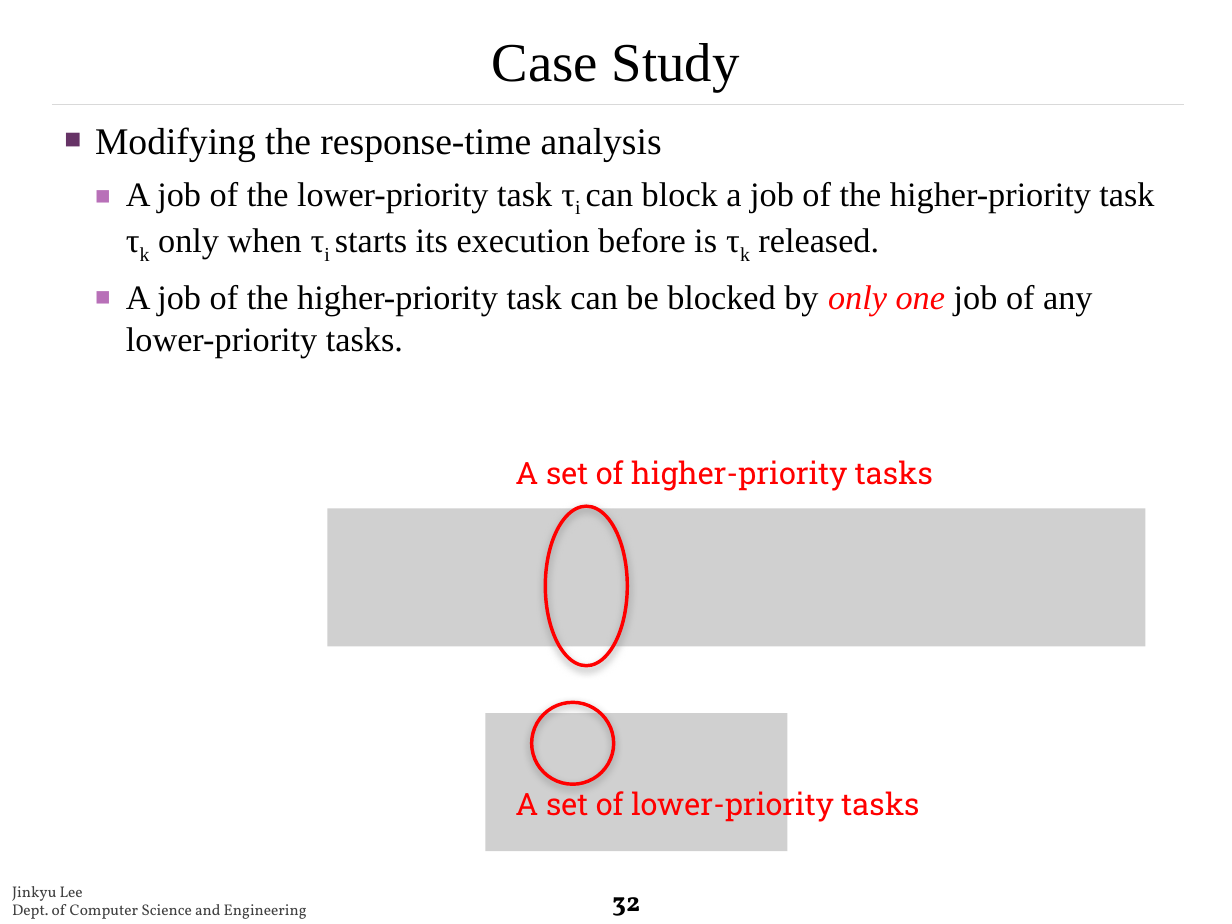
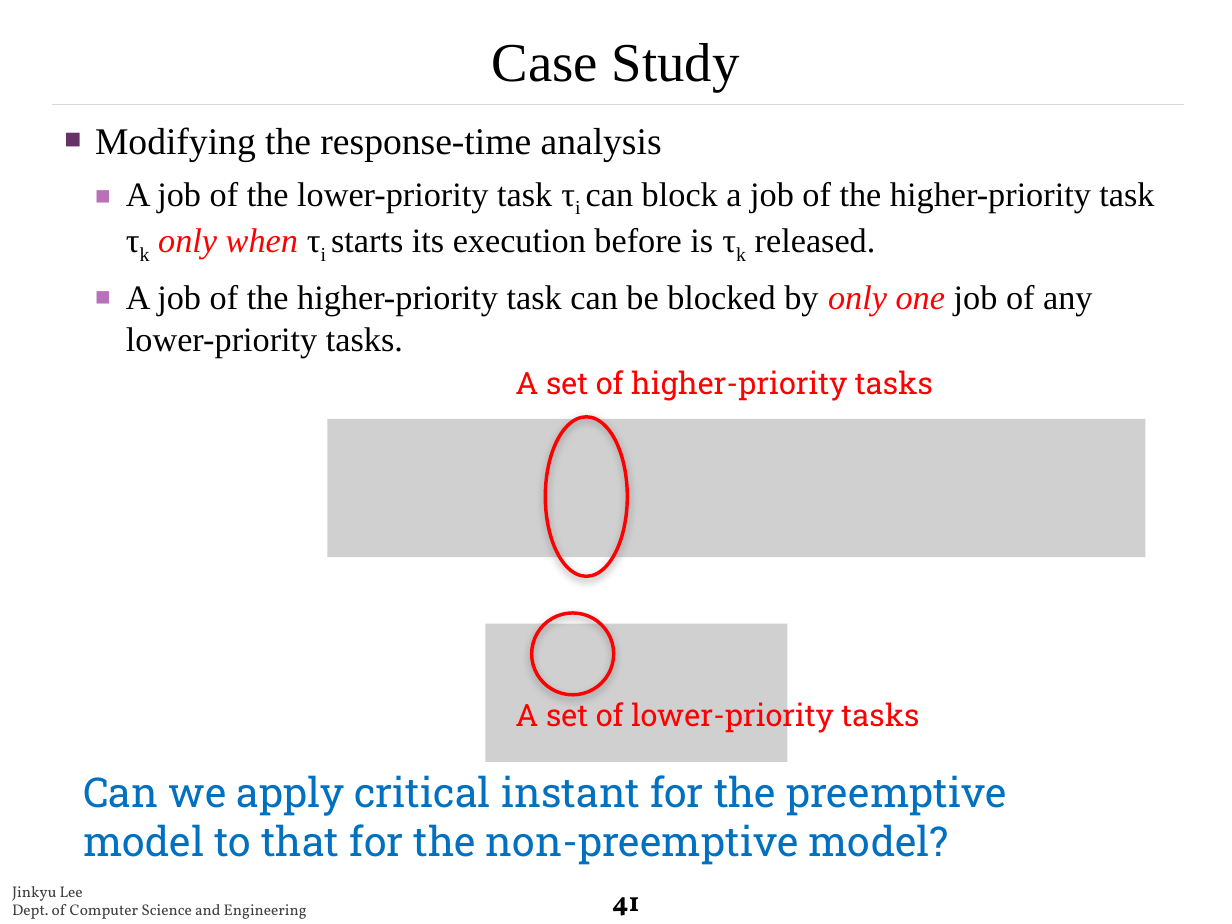
Before and after one commit to rtclskku/website, a slide deck: slide 41 of papers/2.pptx (slide 32 before the commit). Drawn at 1232x924 pixels with LibreOffice and Linux fonts; fonts in the diff are those of the drawing; grey boxes stand for pictures; background and template pictures are left out. Boxes give left, top, right and bottom in pixels: in the first picture for what was removed or moved away, otherwise in the second. Text is boxed around its words. In the diff, an @@ line names an element or a change of style, - is before the commit and + after.

```diff
--- a/papers/2.pptx
+++ b/papers/2.pptx
@@ text at [126, 182, 1154, 259]: text colour #000000 to #FF0000, italic on in "only when" @@
@@ 2 texts, 2 ellipses, 2 pictures: place and size @@
-2 texts, 2 ellipses, 2 pictures at [328, 460, 1146, 851]
+2 texts, 2 ellipses, 2 pictures at [328, 370, 1146, 761]
@@ text added at [83, 775, 1006, 865], 24 pt, text #0070C0 @@
+Can we apply critical instant for the preemptive model to that for the non-preemptive model?
@@ page number at [612, 897, 640, 916]: text changed @@
-32
+41
```
Also in this commit, not shown: 8 other slides changed, 12 slides added.
